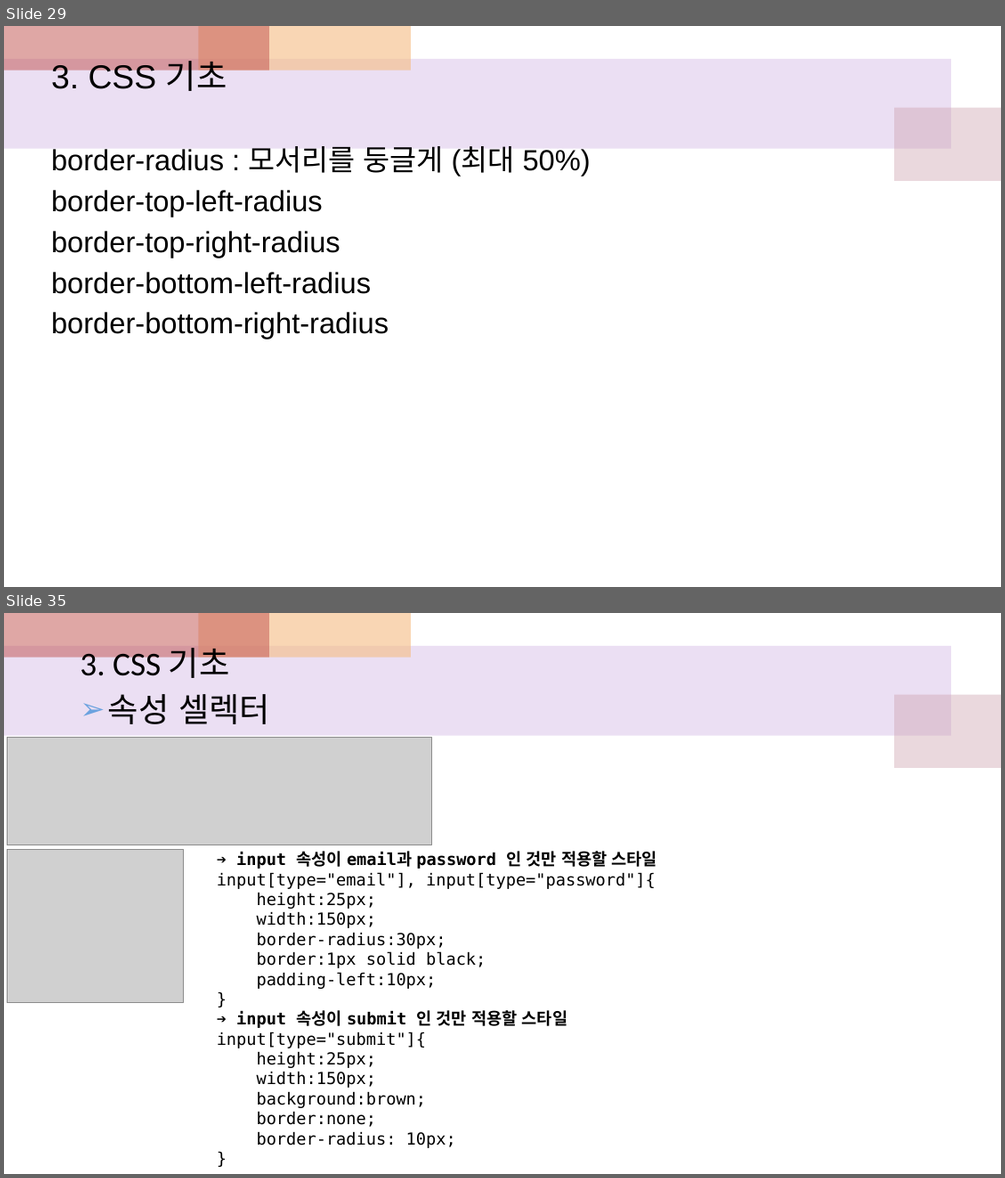
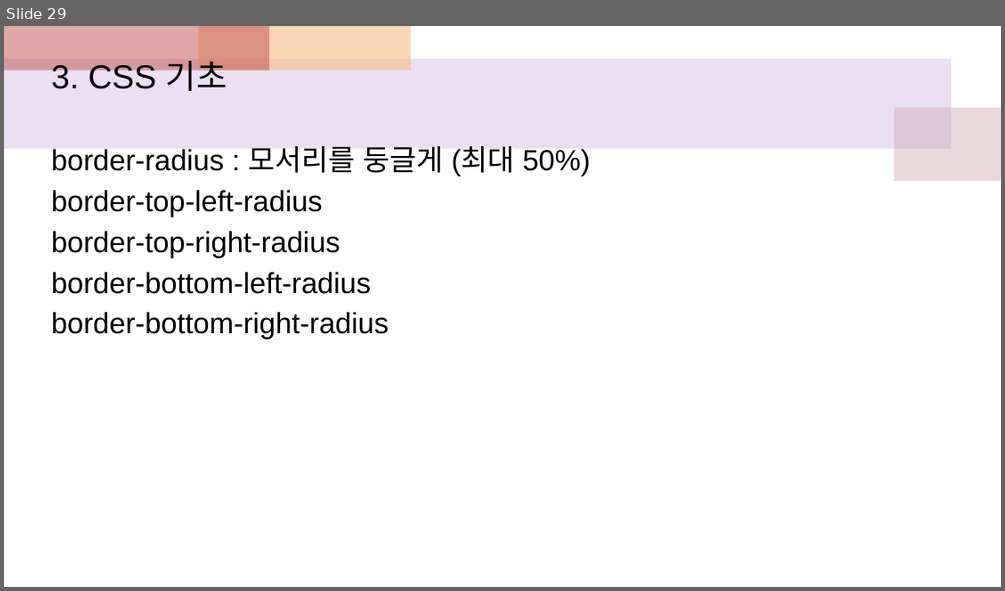
Before and after one commit to sonsungjong/html_css, a slide deck: htmlcss수업참고자료.pptx. Shown one above the other, each under a label of ours: slides 29 and 35 before the commit, slide 29 after it; the slides between them are not shown. The pictures are 1005x1178 and 1005x591 pixels, drawn with LibreOffice and Linux fonts; fonts in the diff are those of the drawing; grey boxes stand for pictures. Boxes give left, top, right and bottom in pixels: in the first picture for what was removed or moved away, otherwise in the second. Text is boxed around its words. In the diff, an @@ line names an element or a change of style, - is before the commit and + after.

```diff
--- a/htmlcss수업참고자료.pptx
+++ b/htmlcss수업참고자료.pptx
@@ slide 35 removed at box(4, 613, 1001, 1174), background #FFFFFF; not listed: 4 template elements that a slide beside it also shows @@
@@ text removed at box(80, 641, 270, 724) @@
-3. CSS 기초
-➢ 속성 셀렉터
@@ picture removed at box(7, 737, 432, 845) @@
@@ picture removed at box(7, 850, 183, 1003) @@
@@ text removed at box(217, 851, 657, 1148) @@
-➔ input 속성이 email과 password 인 것만 적용할 스타일
-input[type="email"], input[type="password"]{
-height:25px;
-width:150px;
-border-radius:30px;
-border:1px solid black;
-padding-left:10px;
-}
-➔ input 속성이 submit 인 것만 적용할 스타일
-input[type="submit"]{
-height:25px;
-width:150px;
-background:brown;
-border:none;
-border-radius: 10px;
-}
```
Also in this commit, not shown: 8 slides changed, 12 slides added, 11 other slides removed.
